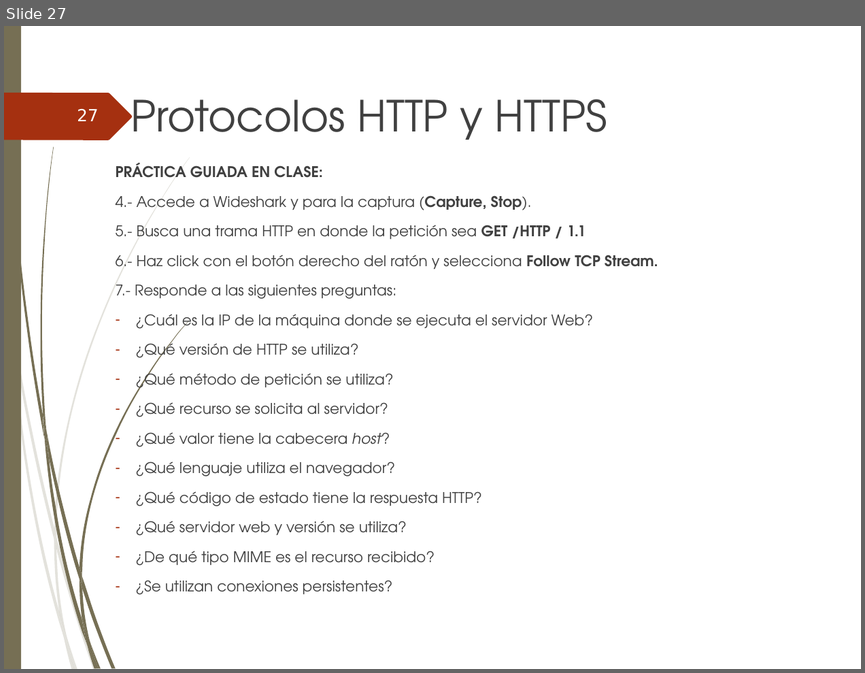
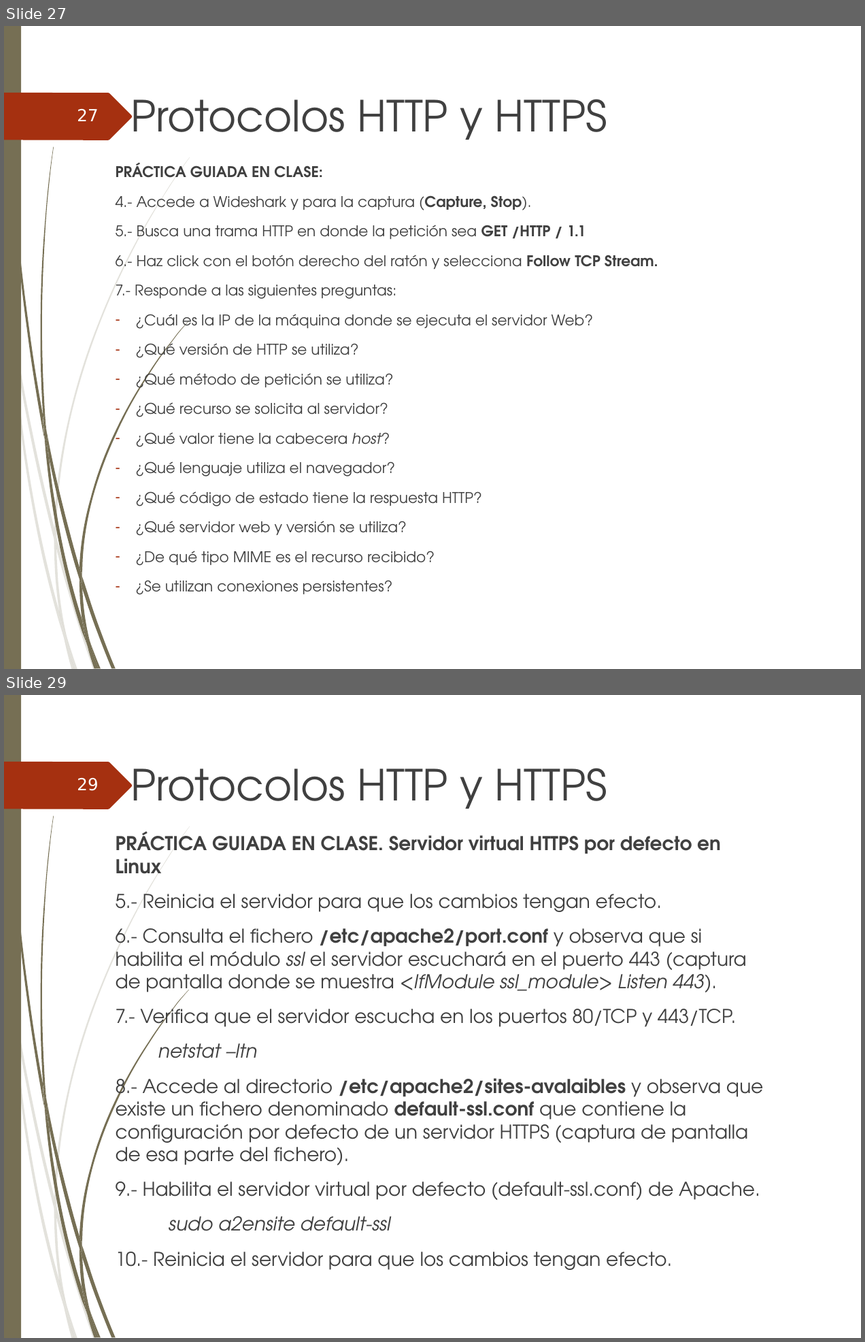
Before and after one commit to ammDAW/daw, a slide deck: 2_DAW/DAW - Beatriz/Unidad2/UT2_Administracion de servidores web.ppt. Shown one above the other, each under a label of ours: slide 27 before the commit, slides 27 and 29 after it; the slides between them are not shown. The pictures are 865x673 and 865x1342 pixels, drawn with LibreOffice and Linux fonts; fonts in the diff are those of the drawing; background and template pictures are left out. Boxes give left, top, right and bottom in pixels: in the first picture for what was removed or moved away, otherwise in the second. Text is boxed around its words. In the diff, an @@ line names an element or a change of style, - is before the commit and + after.

```diff
--- a/2_DAW/DAW - Beatriz/Unidad2/UT2_Administracion de servidores web.ppt
+++ b/2_DAW/DAW - Beatriz/Unidad2/UT2_Administracion de servidores web.ppt
@@ slide 29 added at (4, 695, 861, 1338), background picture (left out); not listed: 24 template elements that a slide beside it also shows @@
@@ title added at (130, 768, 607, 809), 36 pt, text #404040 @@
+Protocolos HTTP y HTTPS
@@ page number added at (77, 778, 98, 791), 14 pt, text #FEFFFF @@
+29
@@ text added at (116, 831, 764, 1270), 16 pt, text #404040 @@
+PRÁCTICA GUIADA EN CLASE. Servidor virtual HTTPS por defecto en Linux
+5.- Reinicia el servidor para que los cambios tengan efecto.
+6.- Consulta el fichero /etc/apache2/port.conf y observa que si habilita el módulo ssl el servidor escuchará en el puerto 443 (captura de pantalla donde se muestra <IfModule ssl_module> Listen 443).
+7.- Verifica que el servidor escucha en los puertos 80/TCP y 443/TCP.
+netstat –ltn
+8.- Accede al directorio /etc/apache2/sites-avalaibles y observa que existe un fichero denominado default-ssl.conf que contiene la configuración por defecto de un servidor HTTPS (captura de pantalla de esa parte del fichero).
+9.- Habilita el servidor virtual por defecto (default-ssl.conf) de Apache.
+sudo a2ensite default-ssl
+10.- Reinicia el servidor para que los cambios tengan efecto.
```
Also in this commit, not shown: 2 slides changed, 10 other slides added, 2 other files.
